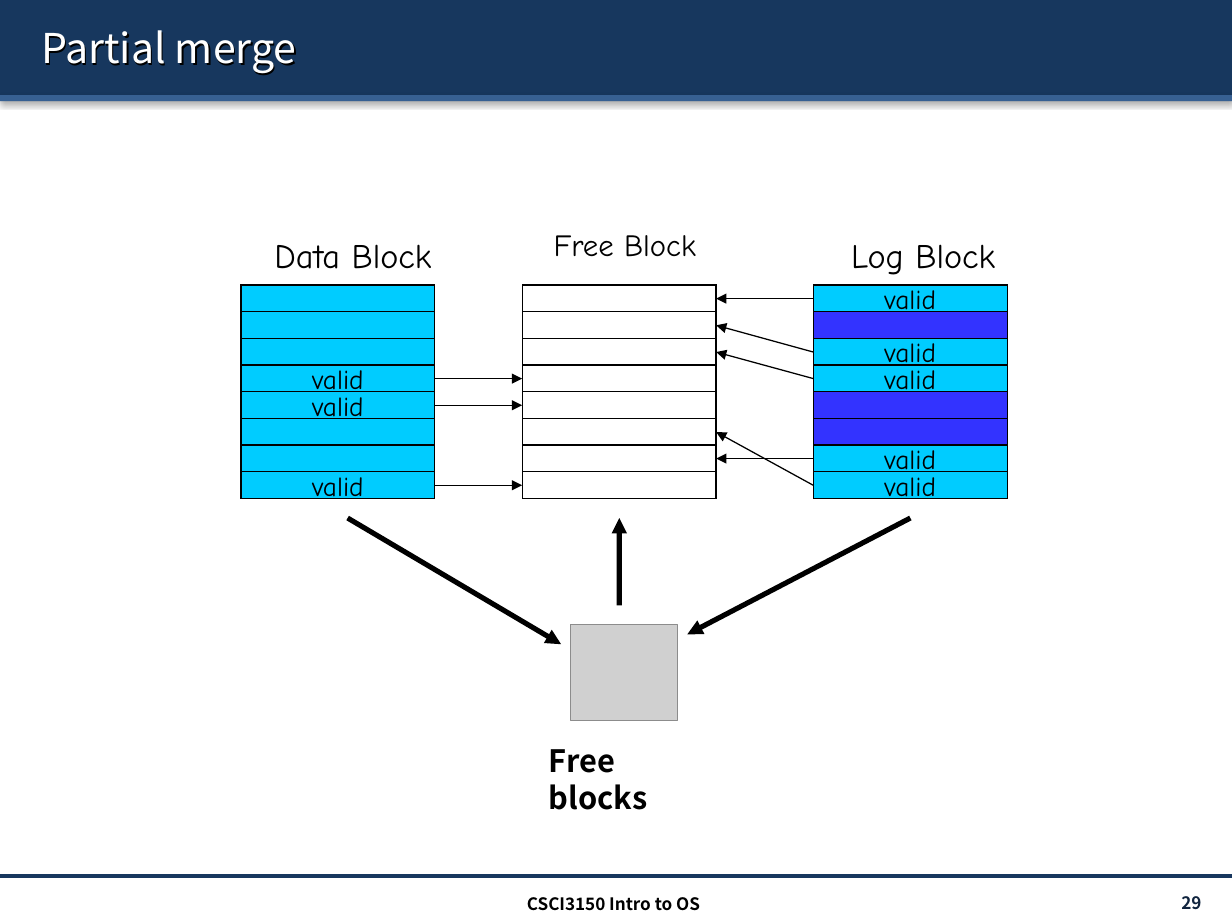
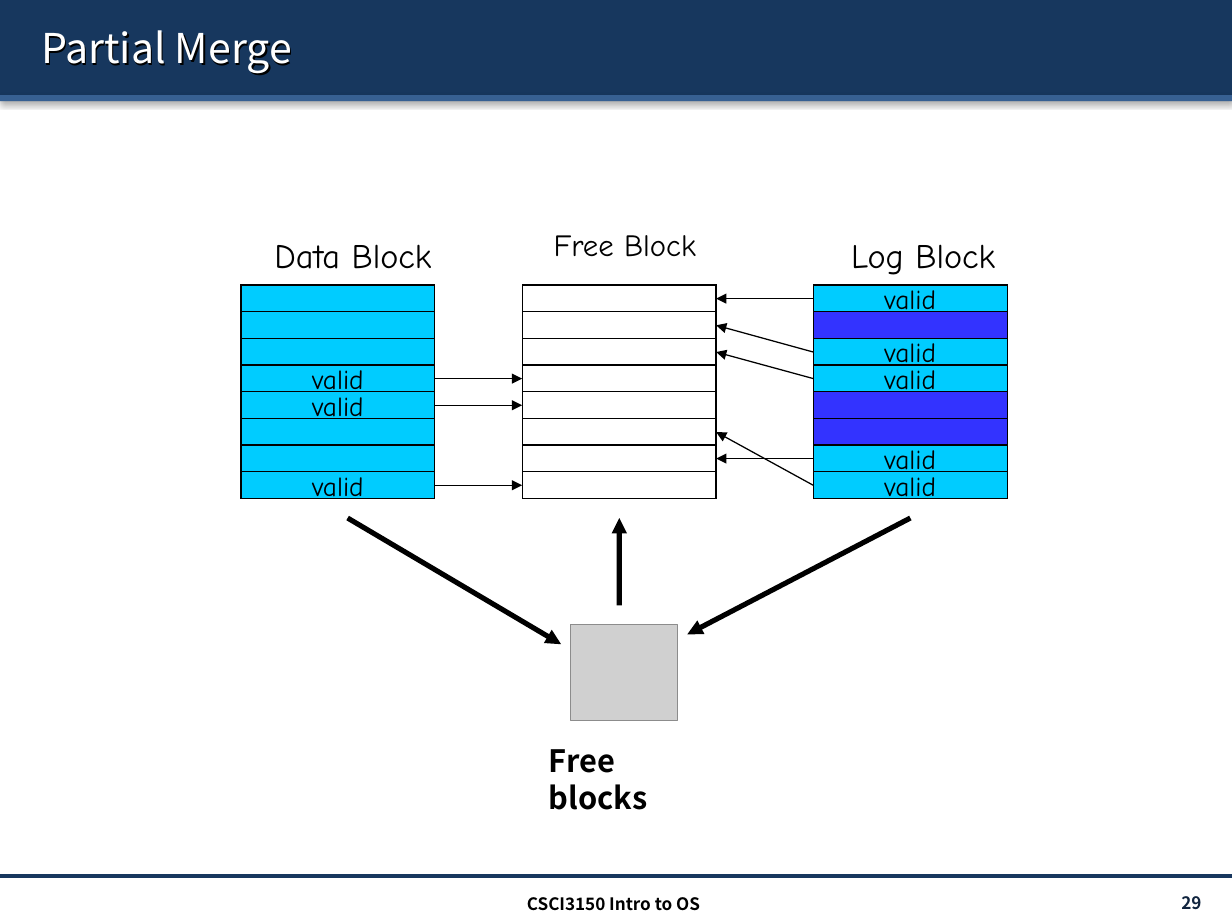
Before and after one commit to henryhxu/CSCI3150, a slide deck: slide 29 of lecture/lec16_ssd.pptx. Drawn at 1232x924 pixels with LibreOffice and Linux fonts; fonts in the diff are those of the drawing; grey boxes stand for pictures. Boxes give left, top, right and bottom in pixels: in the first picture for what was removed or moved away, otherwise in the second. Text is boxed around its words. In the diff, an @@ line names an element or a change of style, - is before the commit and + after.

```diff
--- a/lecture/lec16_ssd.pptx
+++ b/lecture/lec16_ssd.pptx
@@ title at (41, 30, 292, 74): text changed @@
-Partial merge
+Partial Merge
```
Also in this commit, not shown: 7 other slides changed.
